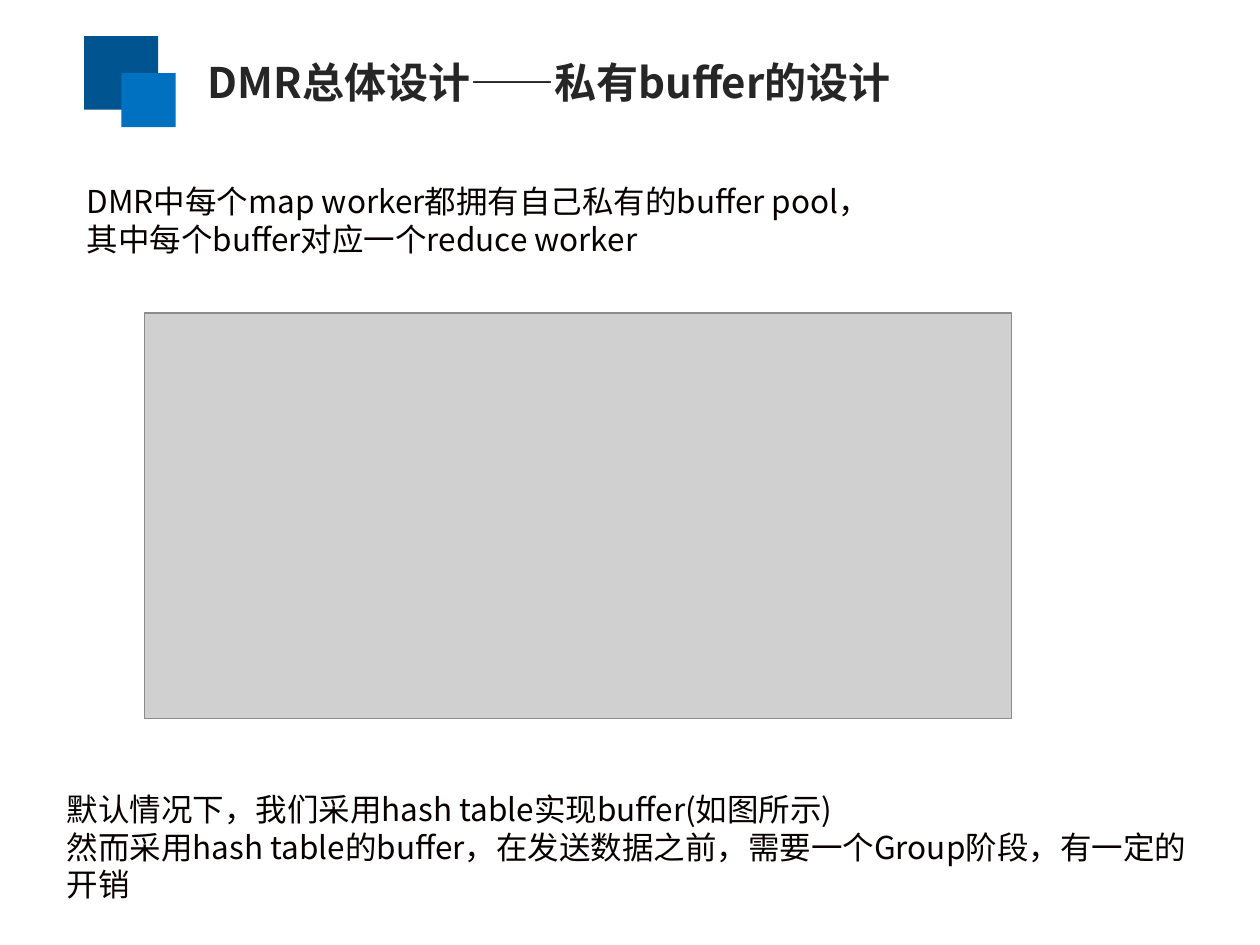
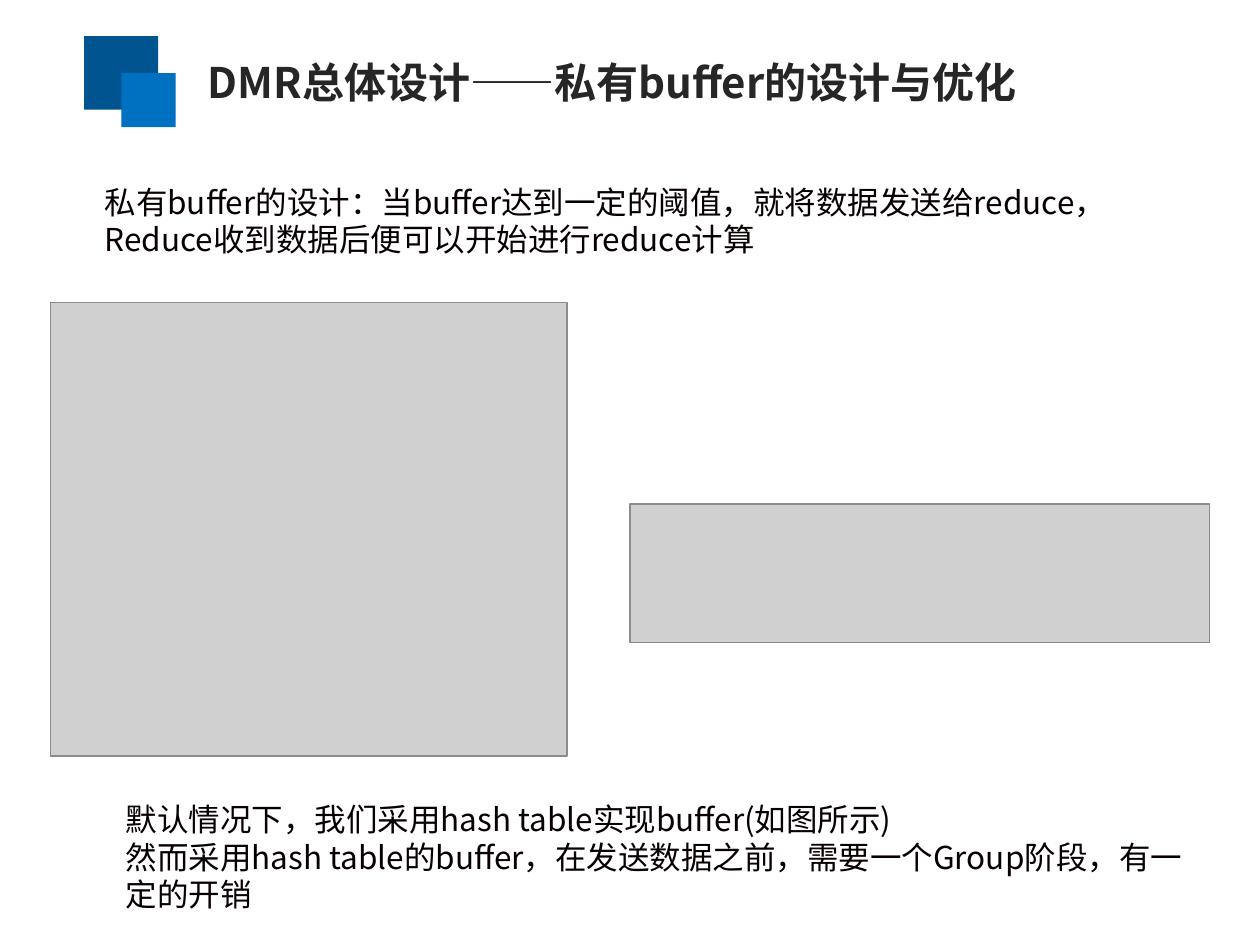
Before and after one commit to yufenyu/work, a slide deck: slide 11 of dmr_paper/paper/chinaSys-2016.ppt (slide 9 before the commit). Drawn at 1260x945 pixels with LibreOffice and Linux fonts; fonts in the diff are those of the drawing; grey boxes stand for pictures. Boxes give left, top, right and bottom in pixels: in the first picture for what was removed or moved away, otherwise in the second. Text is boxed around its words. In the diff, an @@ line names an element or a change of style, - is before the commit and + after.

```diff
--- a/dmr_paper/paper/chinaSys-2016.ppt
+++ b/dmr_paper/paper/chinaSys-2016.ppt
@@ text at bbox=[208, 62, 1017, 102]: text changed @@
-DMR总体设计——私有buffer的设计
+DMR总体设计——私有buffer的设计与优化
@@ text removed at bbox=[87, 186, 870, 254] @@
-DMR中每个map worker都拥有自己私有的buffer pool，
-其中每个buffer对应一个reduce worker
@@ text added at bbox=[105, 187, 1107, 254], 18 pt, text #080000 @@
+私有buffer的设计：当buffer达到一定的阈值，就将数据发送给reduce，
+Reduce收到数据后便可以开始进行reduce计算
@@ picture: place and size @@
-picture at bbox=[145, 312, 1012, 718]
+picture at bbox=[50, 302, 567, 756]
@@ picture added at bbox=[630, 504, 1210, 643] @@
@@ text "默认情况下，我们采用hash table实现buffer(如图所示)" rewrapped from bbox=[67, 794, 1186, 899] to bbox=[126, 804, 1182, 909] @@
```
Also in this commit, not shown: 9 other slides changed, 4 slides added, 3 slides removed.
